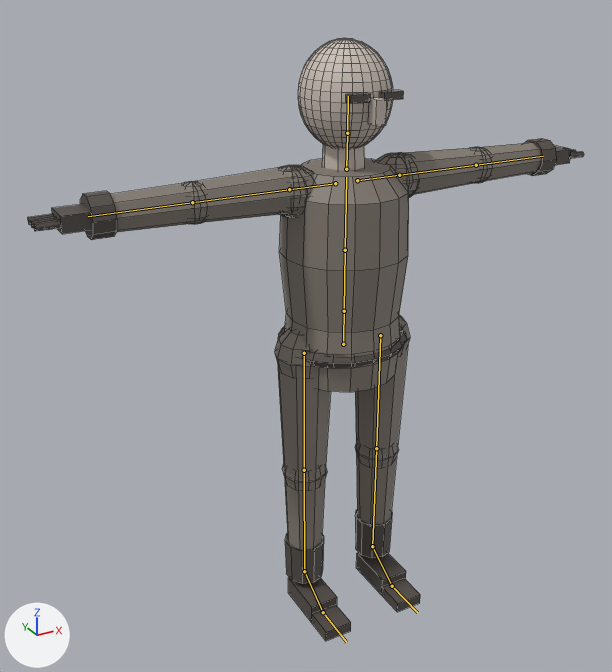
One commit to the FBX model Assets/Resources/Bodies/Living.fbx: the scene before it, then after it.
Before and after are seen from a camera (50 mm lens) standing at (-0.683, -1.111, 1.086) and looking at (-0.045, 0.05, 0.505). The lights are fixed; the arrows at lower left show +X, +Y and +Z. The older version comes first. The bones that change, and the others that lie on the model, are drawn over the model as lines. Mesh edges are drawn as thin lines.

In view in the first picture: 'LivingMesh'.
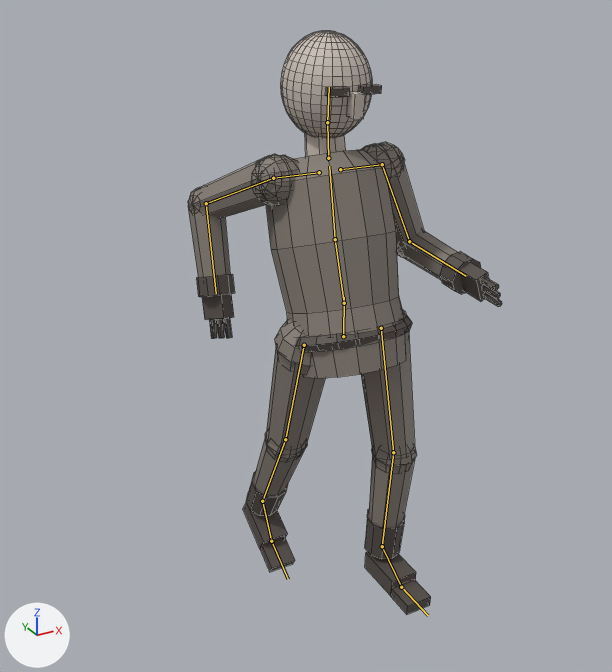
The newer file adds an action. The first version stands in its rest pose; the second is drawn at frame 7 of the action 'Living|Attack'.

What differs and where, as boxes (x1, y1, x2, y2) in the pictures (612 x 672 px):
'LivingMesh', posed (43% narrower): before (28, 39, 584, 641); after (188, 31, 502, 614)
bone 'Hips', root to tip: before (343, 344) to (344, 305); after (343, 336) to (344, 297)
bone 'Spine', root to tip: before (344, 311) to (345, 250); after (344, 303) to (335, 239)
bone 'Chest', root to tip: before (345, 250) to (346, 177); after (335, 239) to (329, 166)
bone 'Neck', root to tip: before (346, 169) to (347, 133); after (328, 158) to (327, 122)
bone 'Head', root to tip: before (347, 133) to (348, 96); after (327, 122) to (329, 87)
bone 'LeftUpperArm', root to tip: before (399, 175) to (476, 165); after (382, 164) to (409, 241)
bone 'LeftLowerArm', root to tip: before (476, 165) to (543, 156); after (409, 241) to (466, 276)
bone 'RightUpperArm', root to tip: before (289, 189) to (192, 202); after (273, 178) to (206, 203)
bone 'RightLowerArm', root to tip: before (192, 202) to (88, 216); after (206, 203) to (216, 293)
bone 'LeftUpperLeg', root to tip: before (380, 335) to (376, 448); after (381, 328) to (393, 452)
bone 'LeftLowerLeg', root to tip: before (376, 448) to (372, 546); after (393, 452) to (382, 546)
bone 'LeftFoot', root to tip: before (372, 546) to (392, 586); after (382, 546) to (401, 587)
bone 'RightUpperLeg', root to tip: before (304, 353) to (304, 470); after (304, 345) to (285, 439)
bone 'RightLowerLeg', root to tip: before (304, 470) to (304, 571); after (285, 439) to (262, 501)
bone 'RightFoot', root to tip: before (304, 571) to (323, 612); after (262, 501) to (271, 541)

What the commit changed:
Bone 'Hips' (bone_hips) moves from (0.0, 0.0, 0.0) to (0.0, 0.014, 0.0).
Bone 'Spine' (bone_spine) turns from (0, 0, 0) to (-18, 0, 0) degrees about its own x, y and z.
Bone 'Chest' (bone_chest) turns from (0, 0, 0) to (8, 0, 0) degrees about its own x, y and z.
Bone 'Neck' (bone_neck) turns from (0, 0, 0) to (4, 0, 0) degrees about its own x, y and z.
Bone 'Head' (bone_head) turns from (0, 0, 0) to (10, 0, 0) degrees about its own x, y and z.
Bone 'LeftUpperArm' (bone_leftupperarm) turns from (0, 0, 0) to (-66, 10, 0) degrees about its own x, y and z.
Bone 'LeftLowerArm' (bone_leftlowerarm) turns from (0, 0, 0) to (0, 0, -82) degrees about its own x, y and z.
Bone 'RightUpperArm' (bone_rightupperarm) turns from (0, 0, 0) to (-66, -74, 0) degrees about its own x, y and z.
Bone 'RightLowerArm' (bone_rightlowerarm) turns from (0, 0, 0) to (0, 0, 82) degrees about its own x, y and z.
Bone 'LeftUpperLeg' (bone_leftupperleg) turns from (0, 0, 0) to (-14, 0, 0) degrees about its own x, y and z.
Bone 'LeftLowerLeg' (bone_leftlowerleg) turns from (0, 0, 0) to (20, 0, 0) degrees about its own x, y and z.
Bone 'LeftFoot' (bone_leftfoot) turns from (0, 0, 0) to (-4, 0, 0) degrees about its own x, y and z.
Bone 'RightUpperLeg' (bone_rightupperleg) turns from (0, 0, 0) to (18, 0, 0) degrees about its own x, y and z.
Bone 'RightLowerLeg' (bone_rightlowerleg) turns from (0, 0, 0) to (10, 0, 0) degrees about its own x, y and z.
Bone 'RightFoot' (bone_rightfoot) turns from (0, 0, 0) to (4, 0, 0) degrees about its own x, y and z.
